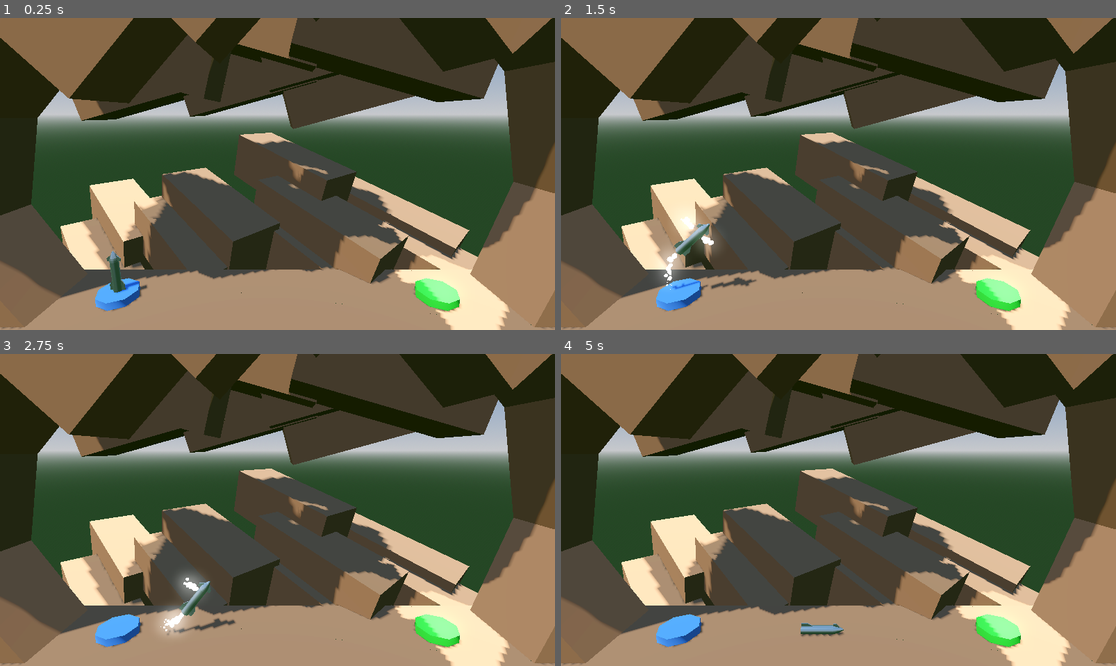
Above: before the commit, frames 1-4 (two rows, left to right).
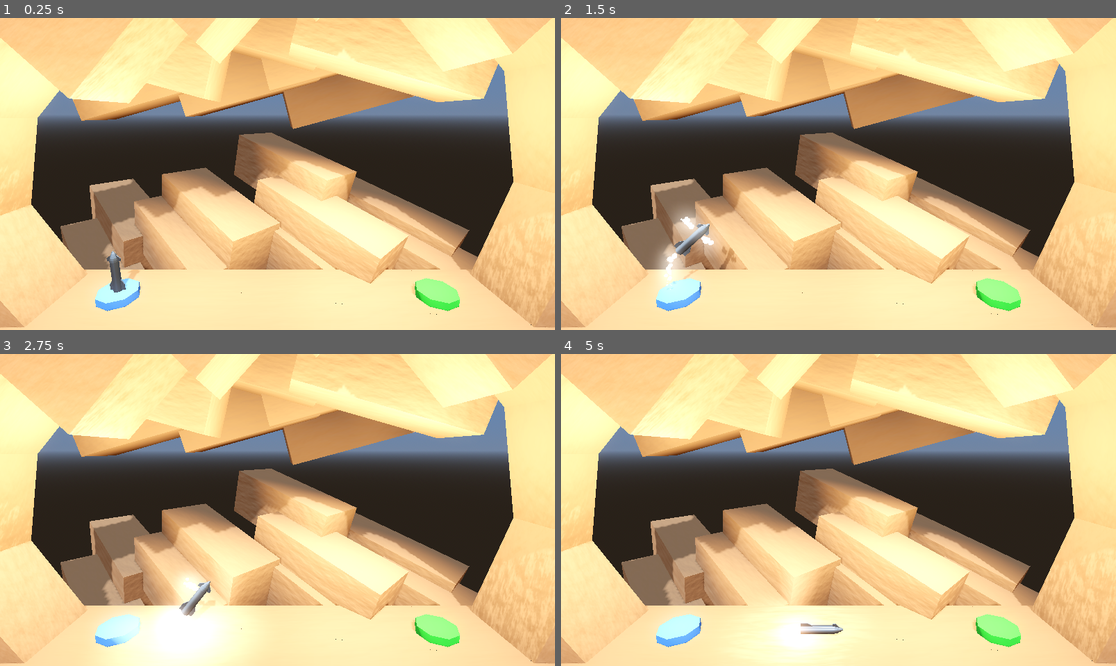
Above: after the commit, the same moments.

Repository: vibrunazo/godot-boost
Game: Godot game, scene res://level/level.tscn
Same seed, same stepped clock (60 frames per second), same inputs: the game is played once before the commit and once after it.
Inputs:
- Up to frame 1 (0.25 s): no input
- Up to frame 2 (1.5 s): tap Enter at 0.5 s; hold D (rotate_right) 0.53-1.28 s; hold Space (boost) 0.53-1.28 s; hold A (rotate_left) from 1.28 s (still down); tap Space (boost) at 1.35 s
- Up to frame 3 (2.75 s): release A (rotate_left) at 2.03 s; hold D (rotate_right) from 2.03 s (still down); hold Space (boost) from 2.03 s (still down)
- Up to frame 4 (5 s): release Space (boost) at 2.78 s; tap Space (boost) at 2.85, 4.35 s; release D (rotate_right) at 3.53 s; hold Space (boost) 3.53-4.28 s; hold A (rotate_left) from 3.53 s (still down)

The runs differ from the first frame. In frame 1, 99% of the frame differs, in the area x 0-100%, y 0-100%; in frame 2, 99%; in frame 3, 99%; in frame 4, 99%.

Commit message:
29. Lighting the Scene

Diff:
--- a/background.tscn
+++ b/background.tscn
@@ -1,9 +1,20 @@
-[gd_scene load_steps=3 format=3 uid="uid://xyb6tv81oggl"]
+[gd_scene load_steps=5 format=3 uid="uid://xyb6tv81oggl"]
 
 [ext_resource type="Environment" uid="uid://ba2kolet8w6jn" path="res://mat/environment.tres" id="1_ibb8n"]
+
+[sub_resource type="FastNoiseLite" id="FastNoiseLite_xy3bs"]
+
+[sub_resource type="NoiseTexture2D" id="NoiseTexture2D_nuq7f"]
+seamless = true
+as_normal_map = true
+noise = SubResource("FastNoiseLite_xy3bs")
 
 [sub_resource type="StandardMaterial3D" id="StandardMaterial3D_p8x0v"]
 albedo_color = Color(0.603922, 0.407843, 0.262745, 1)
+normal_enabled = true
+normal_texture = SubResource("NoiseTexture2D_nuq7f")
+rim_enabled = true
+rim = 0.1
 
 [node name="Background" type="Node3D"]
 
@@ -11,11 +22,13 @@
 environment = ExtResource("1_ibb8n")
 
 [node name="DirectionalLight3D" type="DirectionalLight3D" parent="."]
-transform = Transform3D(-0.866025, -0.433013, 0.25, 0, 0.5, 0.866025, -0.5, 0.75, -0.433013, 0, 0, 0)
+transform = Transform3D(0.984808, -0.111619, 0.133022, 0, 0.766044, 0.642788, -0.173648, -0.633022, 0.754407, 0, 25, 0)
+light_energy = 0.5
 shadow_enabled = true
 
 [node name="DirectionalLight3D2" type="DirectionalLight3D" parent="."]
-transform = Transform3D(0.544498, 0.7588, -0.357415, -0.0919638, 0.477561, 0.873772, 0.833706, -0.442898, 0.329813, 0, 0, 0)
+transform = Transform3D(0.544498, 0.7588, -0.357415, -0.304609, 0.575919, 0.758638, 0.781496, -0.304205, 0.544724, 0, 25, 6)
+visible = false
 light_energy = 0.3
 shadow_enabled = true
 
@@ -111,7 +124,7 @@
 metadata/_edit_group_ = true
 
 [node name="BGWall12" type="CSGBox3D" parent="Floor" groups=["hazard"]]
-transform = Transform3D(0.258819, 0.965926, 0, -0.965926, 0.258819, 0, 0, 0, 1, -2.35085, 16.0893, -11)
+transform = Transform3D(0.258819, 0.965926, 0, -0.965926, 0.258819, 0, 0, 0, 1, -2.35085, 16.0893, -10)
 use_collision = true
 size = Vector3(4, 10, 4)
 material = SubResource("StandardMaterial3D_p8x0v")
@@ -210,3 +223,21 @@
 [node name="Camera3D" type="Camera3D" parent="."]
 transform = Transform3D(1, 0, 0, 0, 0.976672, 0.214735, 0, -0.214735, 0.976672, 0, 9, 12)
 fov = 60.0
+
+[node name="OmniLight3D" type="OmniLight3D" parent="."]
+transform = Transform3D(1, 0, 0, 0, 1, 0, 0, 0, 1, 0, 8, 0)
+light_color = Color(1, 1, 0.88, 1)
+light_energy = 15.0
+omni_range = 12.0
+
+[node name="OmniLight3D2" type="OmniLight3D" parent="."]
+transform = Transform3D(1, 0, 0, 0, 1, 0, 0, 0, 1, -8, 8, 0)
+light_color = Color(1, 1, 0.88, 1)
+light_energy = 15.0
+omni_range = 12.0
+
+[node name="OmniLight3D3" type="OmniLight3D" parent="."]
+transform = Transform3D(1, 0, 0, 0, 1, 0, 0, 0, 1, 7, 8, 0)
+light_color = Color(1, 1, 0.88, 1)
+light_energy = 15.0
+omni_range = 12.0
--- a/mat/environment.tres
+++ b/mat/environment.tres
@@ -2,13 +2,16 @@
 
 [sub_resource type="ProceduralSkyMaterial" id="ProceduralSkyMaterial_fgb5e"]
 sky_top_color = Color(0.2623, 0.407175, 0.61, 1)
-ground_bottom_color = Color(0.1403, 0.23, 0.1403, 1)
+sky_horizon_color = Color(0.35, 0.4075, 0.5, 1)
+ground_bottom_color = Color(0.15, 0.129, 0.108, 1)
+ground_horizon_color = Color(0.35, 0.4075, 0.5, 1)
 
 [sub_resource type="Sky" id="Sky_prql7"]
 sky_material = SubResource("ProceduralSkyMaterial_fgb5e")
 
 [resource]
 background_mode = 2
+background_color = Color(0.1, 0.0646, 0.041, 1)
 sky = SubResource("Sky_prql7")
 tonemap_mode = 2
 glow_enabled = true
--- a/player.gd
+++ b/player.gd
@@ -13,6 +13,7 @@
 @onready var left_booster_particles: GPUParticles3D = $LeftBoosterParticles
 @onready var explosion_particles: GPUParticles3D = $ExplosionParticles
 @onready var success_particles: GPUParticles3D = $SuccessParticles
+@onready var engine_light: OmniLight3D = $EngineLight
 
 @onready var ini_pos: Vector3 = position
 
@@ -26,9 +27,11 @@
 		if not rocket_audio.playing:
 			rocket_audio.play()
 			booster_particles.emitting = true
+			engine_light.visible = true
 	else:
 		rocket_audio.stop()
 		booster_particles.emitting = false
+		engine_light.visible = false
 
 	if Input.is_action_pressed("rotate_left"):
 		apply_torque(Vector3(0, 0, torque_thrust * delta))
--- a/player.tscn
+++ b/player.tscn
@@ -192,4 +192,9 @@
 material_override = ExtResource("8_vhhlg")
 mesh = SubResource("PrismMesh_8tyoj")
 
+[node name="EngineLight" type="OmniLight3D" parent="."]
+transform = Transform3D(1, 0, 0, 0, 1, 0, 0, 0, 1, 0, -1.04525, 0)
+visible = false
+light_energy = 8.0
+
 [connection signal="body_entered" from="." to="." method="_on_body_entered"]
